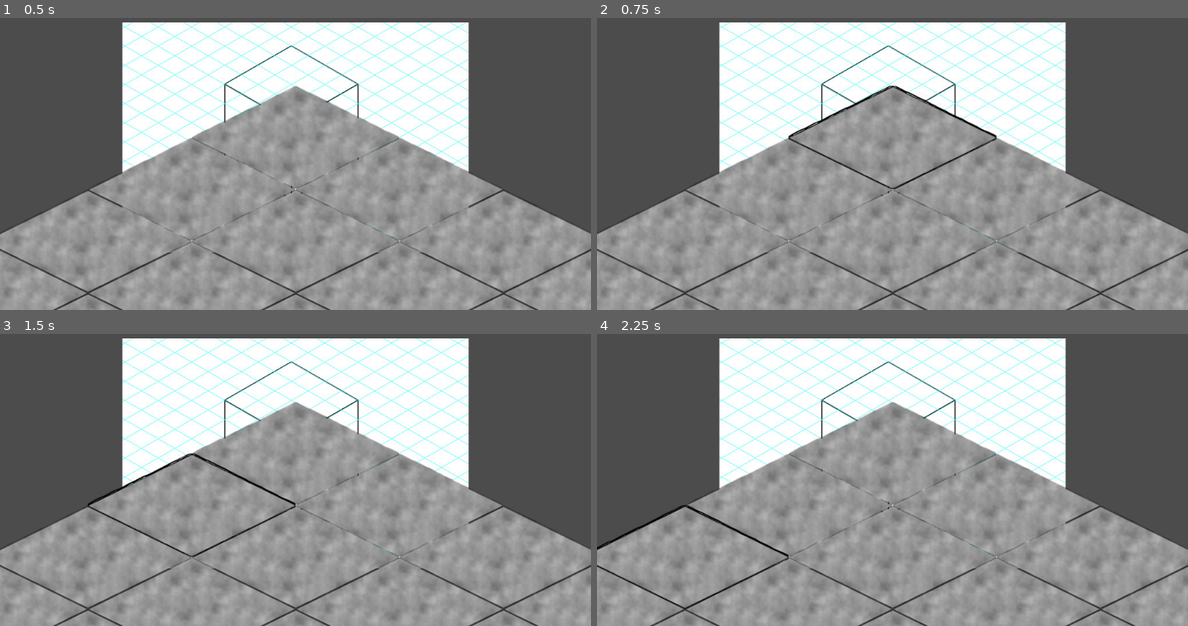
Above: before the commit, frames 1-4 (two rows, left to right).
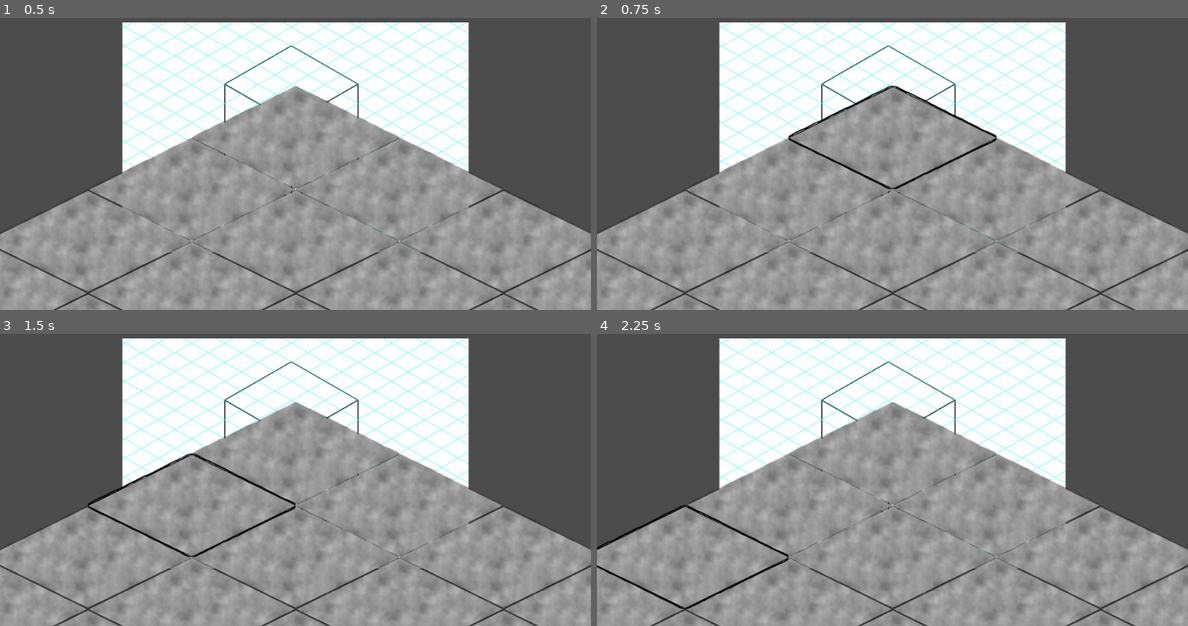
Above: after the commit, the same moments.

Repository: Gad3lan/QuarantineJam
Game: Godot game, scene res://Scenes/General.tscn
The game is run twice, just before and just after one commit, with the same random seed, the same clock (stepped at 60 frames per second) and the same inputs.
Inputs (mouse positions are in pixels of both pictures, inside the frame that each line leads up to):
- Up to frame 1 (0.5 s): no input
- Up to frame 2 (0.75 s): tap Enter at 0.5 s; click (892, 137) at 0.67 s
- Up to frame 3 (1.5 s): tap Space at 1.25 s; move the mouse to (189, 506) at 1.27 s; click (189, 506) at 1.42 s
- Up to frame 4 (2.25 s): tap Enter at 2 s; move the mouse to (685, 555) at 2.02 s; click (685, 555) at 2.17 s

Frame 1 is identical in both runs. In frame 2, 0.2% of the frame differs, in the area x 32-68%, y 41-59%; in frame 3, 0.2%, in the area x 14-50%, y 59-77%; in frame 4, 0.2%.

Commit message:
Meilleur visuel

Diff:
--- a/Plenty_of_Plants/Scripts/Tile.gd
+++ b/Plenty_of_Plants/Scripts/Tile.gd
@@ -39,6 +39,8 @@
 
 func _on_Tile_mouse_entered():
 	$BackGround.material.set_shader_param("width", 4.0)
+	self.z_index = 1
 
 func _on_Tile_mouse_exited():
 	$BackGround.material.set_shader_param("width", 0.0)
+	self.z_index = 0
